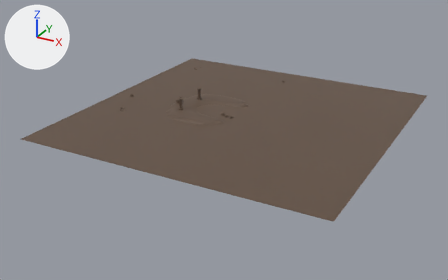
The FBX model Assets/Models/Map_MDL.fbx as it was, and as the next commit left it.
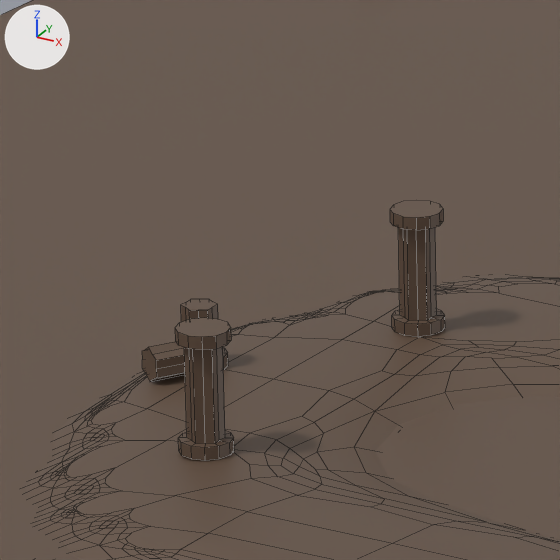
There are two pictures of each version: one whole from a camera (50 mm lens) standing at (108.0, -172.2, 75.2) and looking at (16.7, -6.3, -7.8), one close up on the part from 37% to 47% of the width and 25% to 42% of the height. The lights are fixed; the arrows at upper left show +X, +Y and +Z. The close-ups show mesh edges as thin lines. Where no turn or scale is listed for an object, it has been applied to the vertices.

Objects in the first close-up: 'Map'.
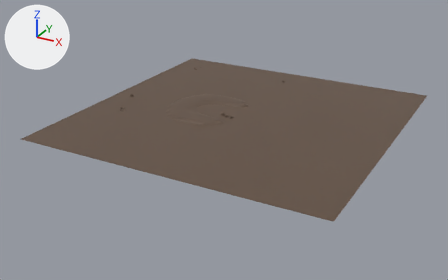
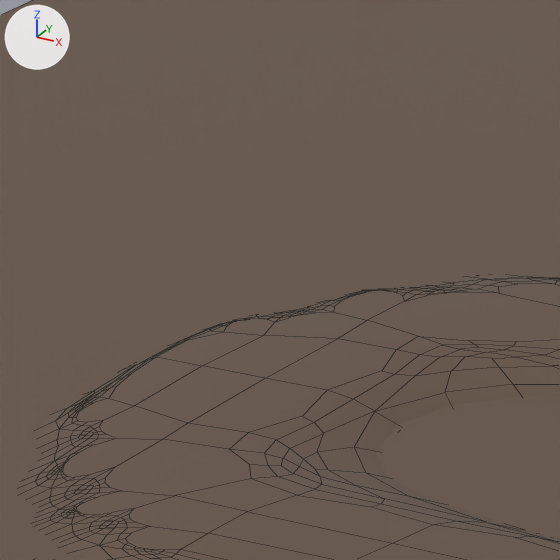
Commit message: PA01 - Tech Artist - Map fixed

Where the newer file only moved an object's origin or applied its transform, the numbers keep the older frame.

What differs and where, as boxes [x1, y1, x2, y2] in the close-ups (560 x 560 px; the box of a moved part takes in the faces that stretch with it):
part 1 of me_icosphere_029, deleted (brown): before [175, 318, 234, 461]
part 2 of me_icosphere_029, deleted (brown): before [390, 200, 445, 337]
part 3 of me_icosphere_029, deleted (brown): before [181, 299, 228, 370]
part 4 of me_icosphere_029, deleted (brown): before [142, 341, 185, 382]
part 5 of me_icosphere_029, moved or reshaped: before [26, 286, 560, 497]; after [23, 286, 560, 497]

Diff of the bpy script that builds the scene:
```diff
--- a/Assets/Models/Map_MDL.fbx.py
+++ b/Assets/Models/Map_MDL.fbx.py
@@ me_icosphere_029 @@
 # used by ob_map; location = (3.32, 1.08, -0.14)
-me_icosphere_029.from_pydata(...)  # 1489 vertices, 1481 faces; spans x -33.3..66.7, y -51.1..48.9, z -1.5..3.9
+me_icosphere_029.from_pydata(...)  # 1273 vertices, 1305 faces; spans x -33.3..66.7, y -51.1..48.9, z -1.5..0.3
+# me_icosphere_029 part 1: the loose piece of 72 vertices spanning x -4.1..-2.5, y -7.9..-6.3, z 0.1..3.9 is deleted
+# me_icosphere_029 part 2: the loose piece of 72 vertices spanning x -4.1..-2.5, y 4.1..5.7, z 0.1..3.9 is deleted
+# me_icosphere_029 part 3: the loose piece of 48 vertices spanning x -8.1..-6.5, y -1.9..-0.3, z 0.1..2.1 is deleted
+# me_icosphere_029 part 4: the loose piece of 24 vertices spanning x -8.3..-6.9, y -3.3..-1.8, z 0.1..1.3 is deleted
+# me_icosphere_029 part 5: 168 vertices moved from x -10.2..-2.9, y -10.9..9.9, z -0.9..0.1 to x -10.8..-3.0, y -10.9..9.9, z -0.9..0.1; 96 vertices removed from x -9.1..-5.5, y -10.1..8.3, z -0.4..0.1; 96 vertices added at x -9.7..-6.1, y -10.1..8.3, z -0.4..0.1
 me_icosphere_029.materials.append(mat_ground)
```
